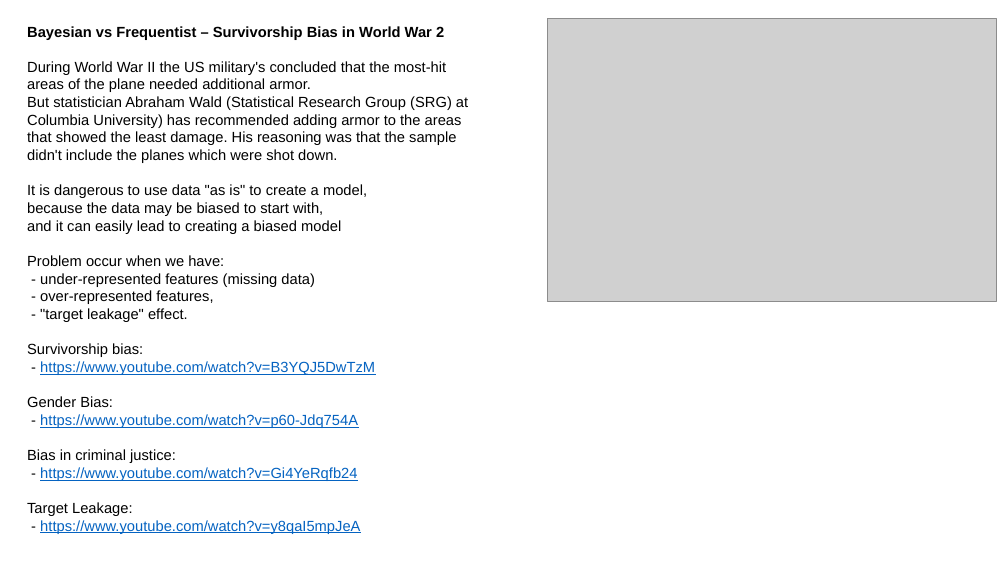
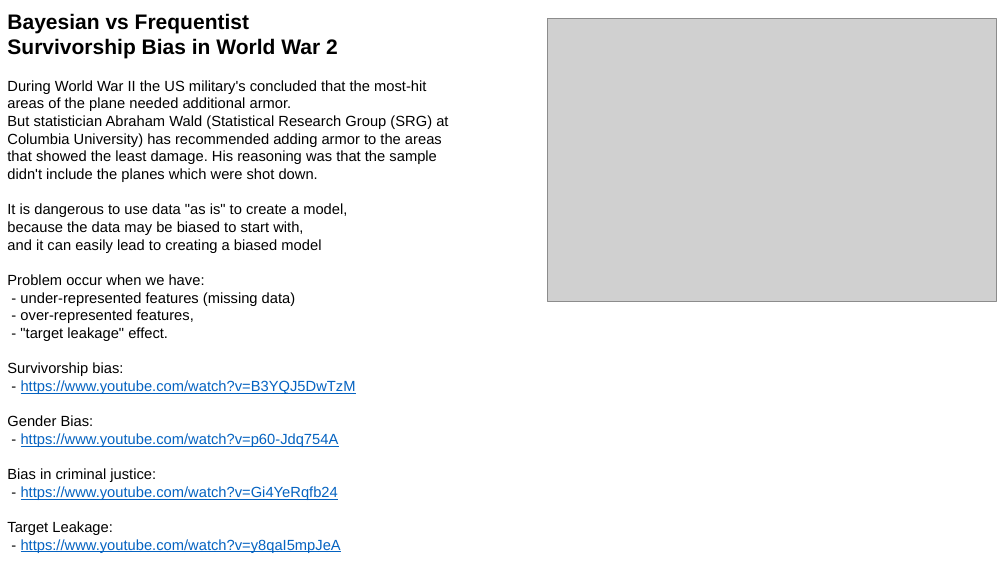
Before and after one commit to lselector/ml_ai_doc, a slide deck: slide 6 of statistics_01_probability.pptx (slide 8 before the commit). Drawn at 1008x567 pixels with LibreOffice and Linux fonts; fonts in the diff are those of the drawing; grey boxes stand for pictures. Boxes give left, top, right and bottom in pixels: in the first picture for what was removed or moved away, otherwise in the second. Text is boxed around its words. In the diff, an @@ line names an element or a change of style, - is before the commit and + after.

```diff
--- a/statistics_01_probability.pptx
+++ b/statistics_01_probability.pptx
@@ text "Bayesian vs Frequentist": place and size @@
-text "Bayesian vs Frequentist" at box(27, 26, 468, 534)
+text "Bayesian vs Frequentist" at box(7, 13, 448, 553)
@@ text at box(7, 13, 338, 59): text changed; size 14 to 20 pt @@
-Bayesian vs Frequentist – Survivorship Bias in World War 2
+Bayesian vs Frequentist
+Survivorship Bias in World War 2
```
Also in this commit, not shown: 2 other slides changed, 1 slide added, 2 slides removed, 2 other files.
